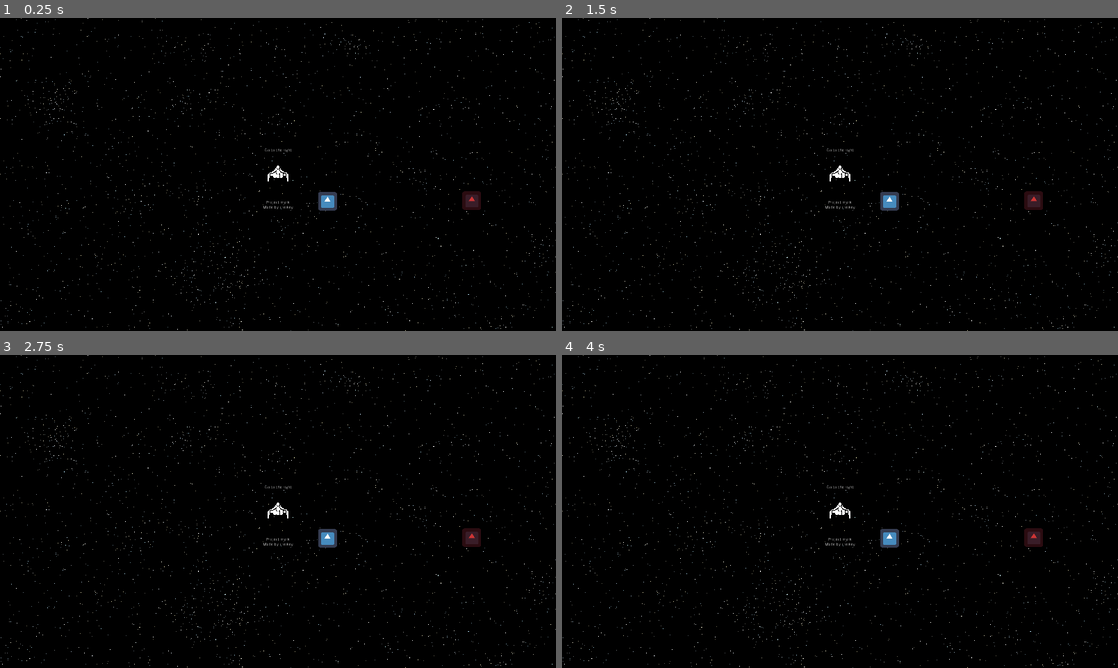
Above: before the commit, frames 1-4 (two rows, left to right).
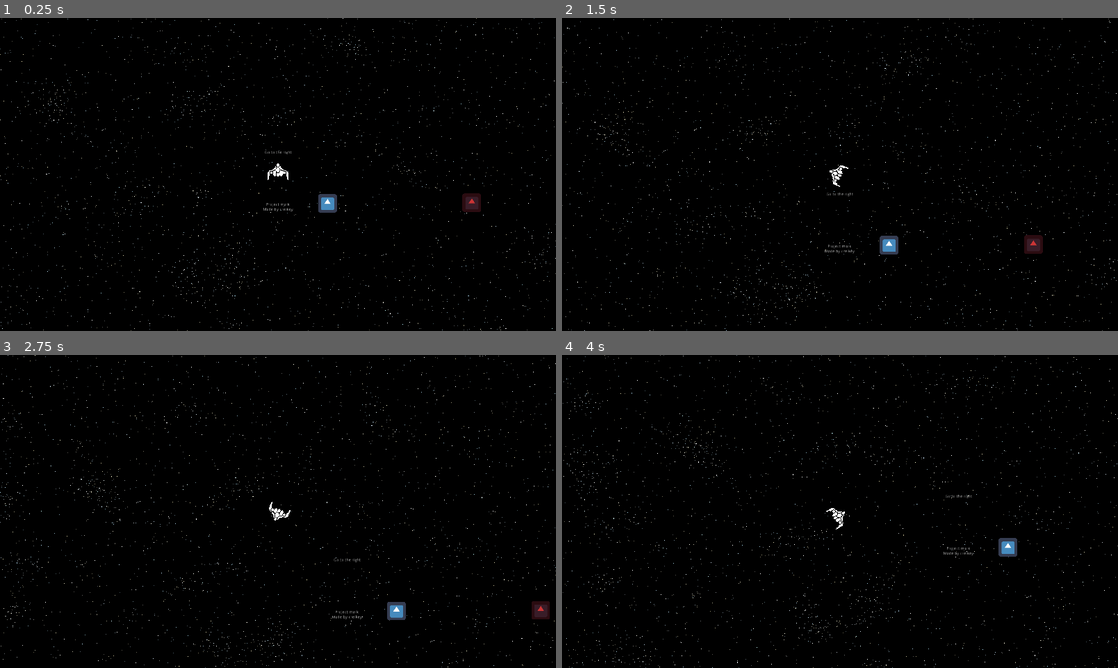
Above: after the commit, the same moments.

Repository: lajollagamesclub/project-mark
Game: Godot game, scene res://Main.tscn
The game is run twice, just before and just after one commit, with the same random seed, the same clock (stepped at 60 frames per second) and the same inputs. The engine's default icon, where the game draws it, is replaced by a stand-in: a white triangle on a blue panel in a dark square.
Inputs:
- Up to frame 1 (0.25 s): no input
- Up to frame 2 (1.5 s): hold D (g_right) 0.53-1.28 s; hold S (g_down) from 1.28 s (still down)
- Up to frame 3 (2.75 s): release S (g_down) at 2.03 s; hold D (g_right) from 2.03 s (still down)
- Up to frame 4 (4 s): release D (g_right) at 2.78 s; hold W (g_up) 2.78-3.53 s; hold A (g_left) from 3.53 s (still down)

The runs differ from the first frame. In frame 1, 1.6% of the frame differs, in the area x 0-100%, y 0-100%; in frame 2, 2.3%; in frame 3, 2.3%; in frame 4, 2.2%.

Commit message:
Add better player turning controls

Diff:
--- a/src/Main.tscn
+++ b/src/Main.tscn
@@ -54,7 +54,7 @@
 safe_radius = 800.0
 camera_view_radius = 1920.0
 player_visibility_radius = 3000.0
-target_enemies = 30
+target_enemies = 200
 player_path = NodePath("../Player")
 
 [node name="InstructionsLabel" type="Label" parent="."]
--- a/src/Player.tscn
+++ b/src/Player.tscn
@@ -4,7 +4,11 @@
 [ext_resource path="res://spaceship.png" type="Texture" id=2]
 
 [node name="Player" type="RigidBody2D"]
+mass = 8.1
 script = ExtResource( 1 )
+forward_force = 4000
+frictional_force = 10000
+turning_torque = 400.0
 
 [node name="ColorRect" type="ColorRect" parent="."]
 visible = false
--- a/src/PlayerTurning.gd
+++ b/src/PlayerTurning.gd
@@ -1,5 +1,25 @@
 extends RigidBody2D
+
+export var forward_force = 2000
+export var frictional_force = 1300
+export var turning_torque = 500.0
+
 
 func _physics_process(delta):
 	var horizontal: int = int(Input.is_action_pressed("g_right")) - int(Input.is_action_pressed("g_left"))
 	var vertical: int = int(Input.is_action_pressed("g_up")) - int(Input.is_action_pressed("g_down"))
+
+	applied_force = Vector2()
+
+	# Move forward constantly
+	applied_force += Vector2(0, -forward_force).rotated(rotation)
+
+	# Dampeners
+	var dampening_force = frictional_force*(-linear_velocity).normalized()
+	var dampening_facing = abs(min(0, dampening_force.normalized().dot(applied_force.normalized())))*-1 + 1
+#	print(dampening_facing)
+	applied_force += dampening_force*dampening_facing
+	print(applied_force)
+
+	# Turn from input
+	angular_velocity = horizontal*deg2rad(turning_torque)
Not shown: 2 places in src/StarryBackground.tscn that only renumber resources
